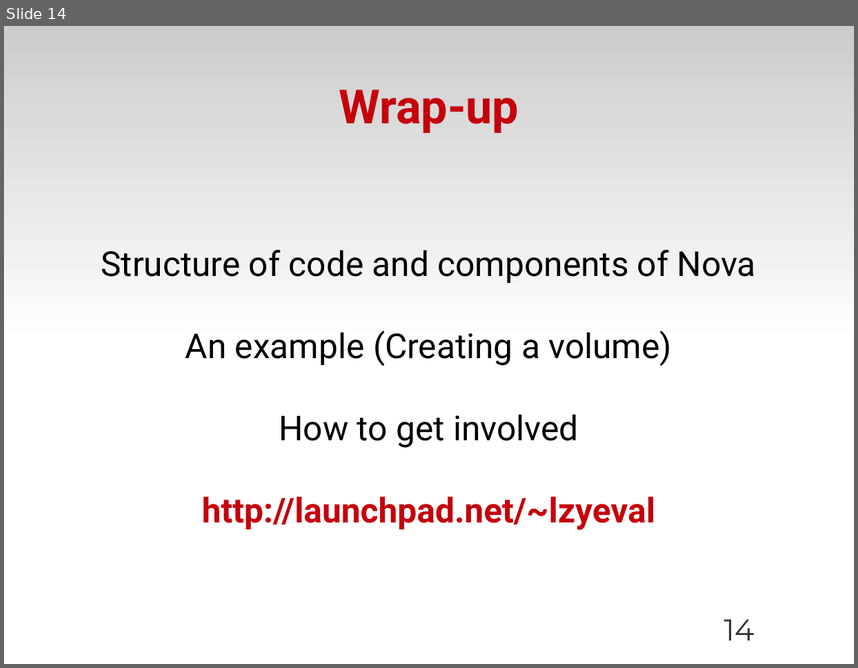
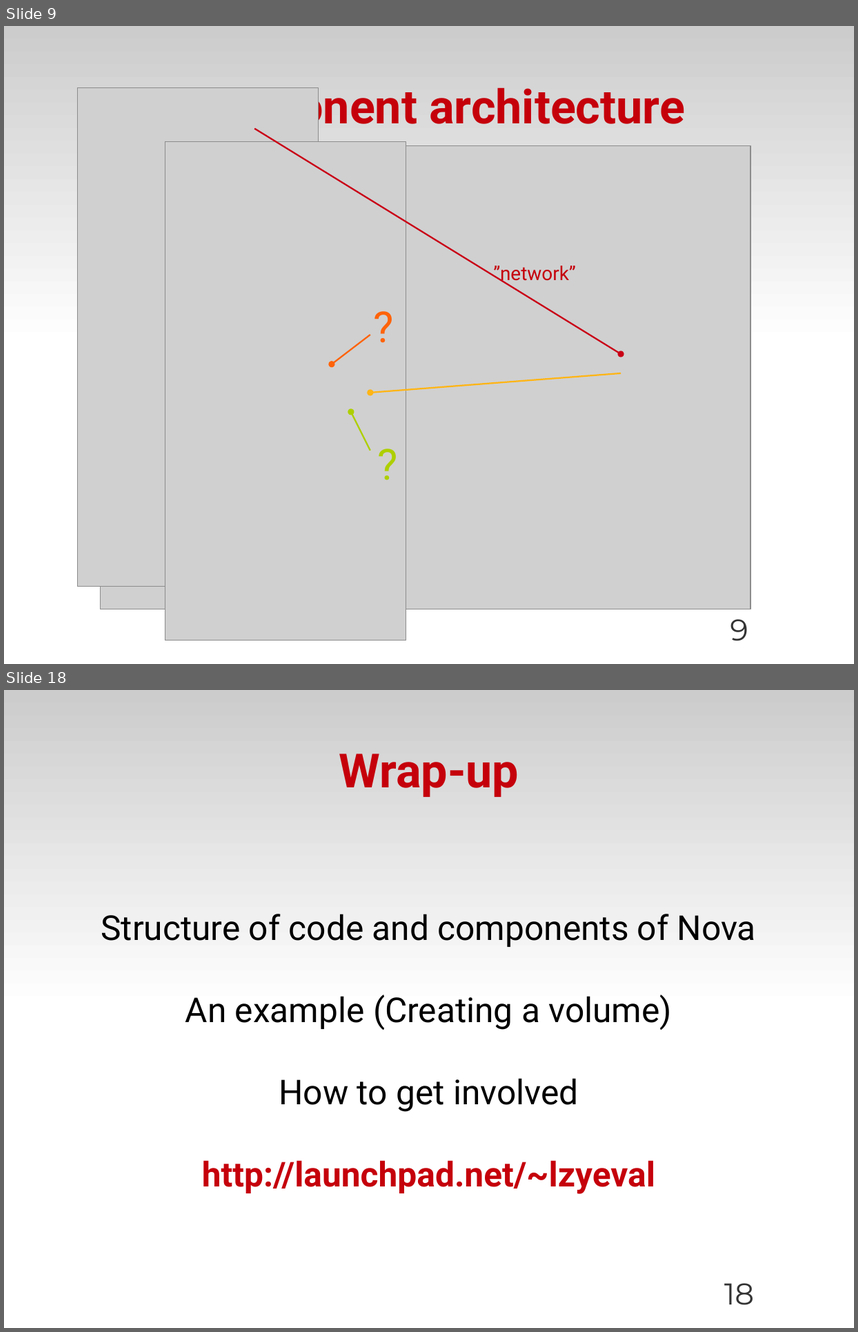
Before and after one commit to zyluo/talk-COSUG-2012, a slide deck: COSUG-2012.odp. Shown one above the other, each under a label of ours: slide 14 before the commit, slides 9 and 18 after it; the slides between them are not shown. The pictures are 858x668 and 858x1332 pixels, drawn with LibreOffice and Linux fonts; fonts in the diff are those of the drawing; grey boxes stand for pictures; background and template pictures are left out. Boxes give left, top, right and bottom in pixels: in the first picture for what was removed or moved away, otherwise in the second. Text is boxed around its words. In the diff, an @@ line names an element or a change of style, - is before the commit and + after.

```diff
--- a/COSUG-2012.odp
+++ b/COSUG-2012.odp
@@ slide 9 added at bbox=[4, 26, 854, 664], background #FFFFFF; not listed: 1 template element that a slide beside it also shows @@
@@ picture added at bbox=[77, 87, 318, 586] @@
@@ title added at bbox=[172, 87, 685, 134], 44 pt, text #C5000B, bold @@
+Component architecture
@@ arrow added from (254, 129) to (621, 354), #C90016 1.45 pt @@
@@ picture added at bbox=[101, 146, 751, 609] @@
@@ picture added at bbox=[165, 142, 406, 640] @@
@@ text added at bbox=[493, 265, 575, 285], 18 pt, text #C5000B @@
+”network”
@@ text added at bbox=[366, 296, 409, 362], 40 pt, text #FF6309 @@
+?
@@ arrow added from (370, 334) to (332, 364), #FF6309 1.45 pt @@
@@ arrow added from (621, 373) to (370, 392), #FFB515 1.45 pt @@
@@ arrow added from (370, 450) to (351, 412), #AECF00 1.45 pt @@
@@ text added at bbox=[370, 433, 414, 499], 40 pt, text #AECF00 @@
+?
@@ page number added at bbox=[730, 619, 748, 641], 28 pt, text #333333 @@
+9
@@ what was slide 14 is now slide 18 @@
@@ page number at bbox=[724, 1283, 754, 1305]: text changed @@
-14
+18
```
Also in this commit, not shown: 8 slides changed, 5 other slides added, 2 slides removed, 1 other file.
